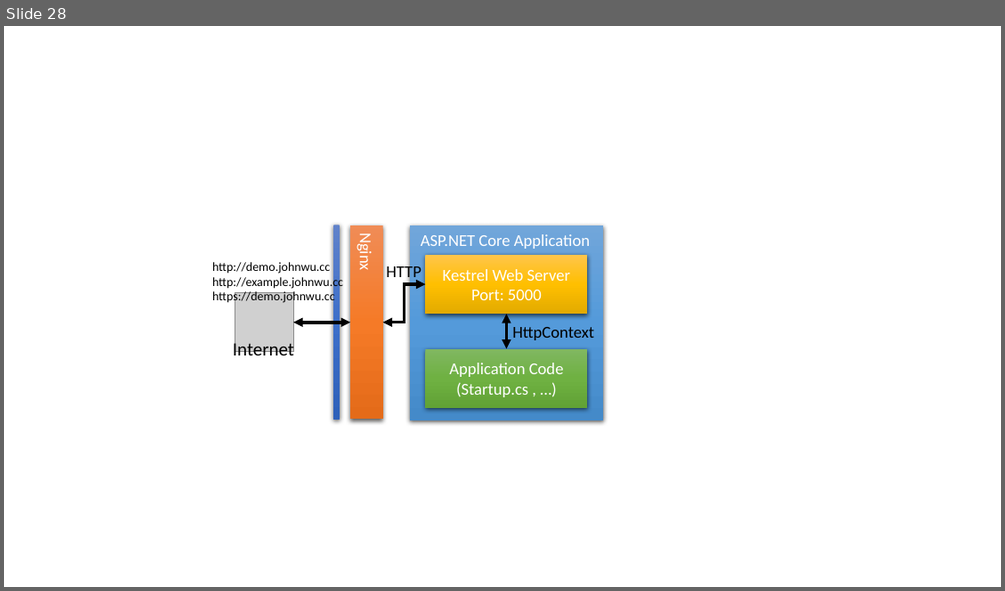
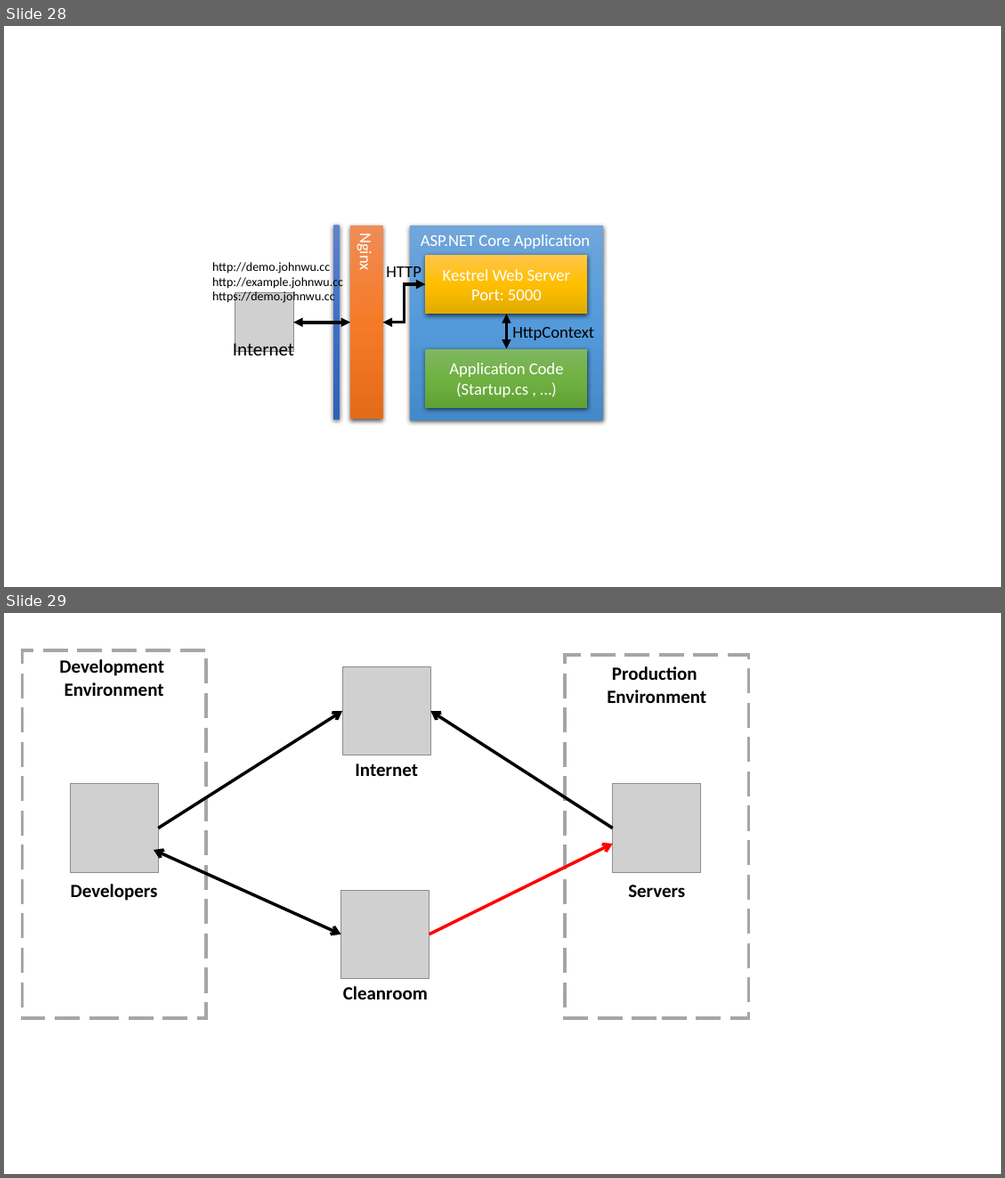
Before and after one commit to johnwu1114/blog-johnwu-cc, a slide deck: source/_assets/Blog動畫.pptx. Shown one above the other, each under a label of ours: slide 28 before the commit, slides 28 and 29 after it. The pictures are 1005x591 and 1005x1178 pixels, drawn with LibreOffice and Linux fonts; fonts in the diff are those of the drawing; grey boxes stand for pictures. Boxes give left, top, right and bottom in pixels: in the first picture for what was removed or moved away, otherwise in the second. Text is boxed around its words. In the diff, an @@ line names an element or a change of style, - is before the commit and + after.

```diff
--- a/source/_assets/Blog動畫.pptx
+++ b/source/_assets/Blog動畫.pptx
@@ slide 29 added at <box>4,613,1001,1174</box>, background #FFFFFF @@
@@ rectangle added at <box>22,650,206,1018</box>, outline #A6A6A6 3 pt dashed @@
@@ text added at <box>59,659,164,696</box>, 18 pt, text #000000, bold @@
+Development
+Environment
@@ rectangle added at <box>565,655,749,1018</box>, outline #A6A6A6 3 pt dashed @@
@@ picture added at <box>343,666,431,755</box> @@
@@ text added at <box>607,666,706,703</box>, 18 pt, text #000000, bold @@
+Production
+Environment
@@ arrow added from (158, 828) to (343, 711), #000000 3 pt @@
@@ arrow added from (613, 828) to (431, 711), #000000 3 pt @@
@@ text added at <box>355,763,418,776</box>, 18 pt, text #000000, bold @@
+Internet
@@ picture added at <box>70,784,158,872</box> @@
@@ picture added at <box>613,784,701,872</box> @@
@@ double arrow added from (341, 933) to (154, 850), #000000 3 pt @@
@@ arrow added from (429, 933) to (613, 844), #FF0000 3 pt @@
@@ text added at <box>71,884,158,900</box>, 18 pt, text #000000, bold @@
+Developers
@@ picture added at <box>341,890,429,978</box> @@
@@ text added at <box>628,884,685,897</box>, 18 pt, text #000000, bold @@
+Servers
@@ text added at <box>343,986,428,999</box>, 18 pt, text #000000, bold @@
+Cleanroom
```
Also in this commit, not shown: 1 other slide added, 5 other files.
